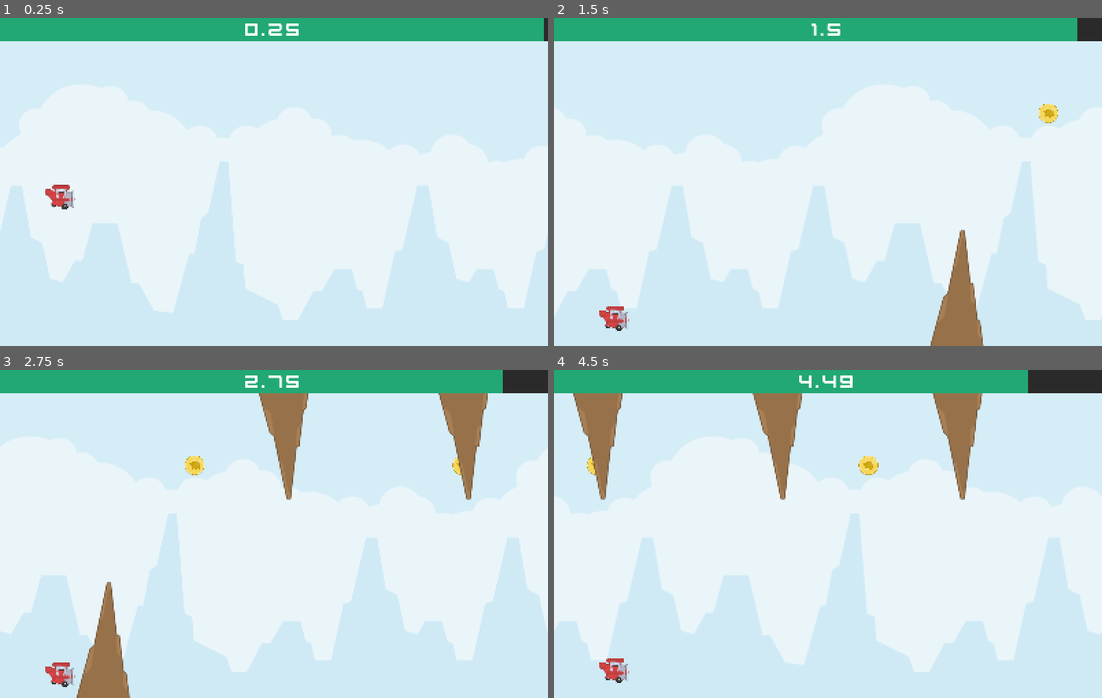
Above: before the commit, frames 1-4 (two rows, left to right).
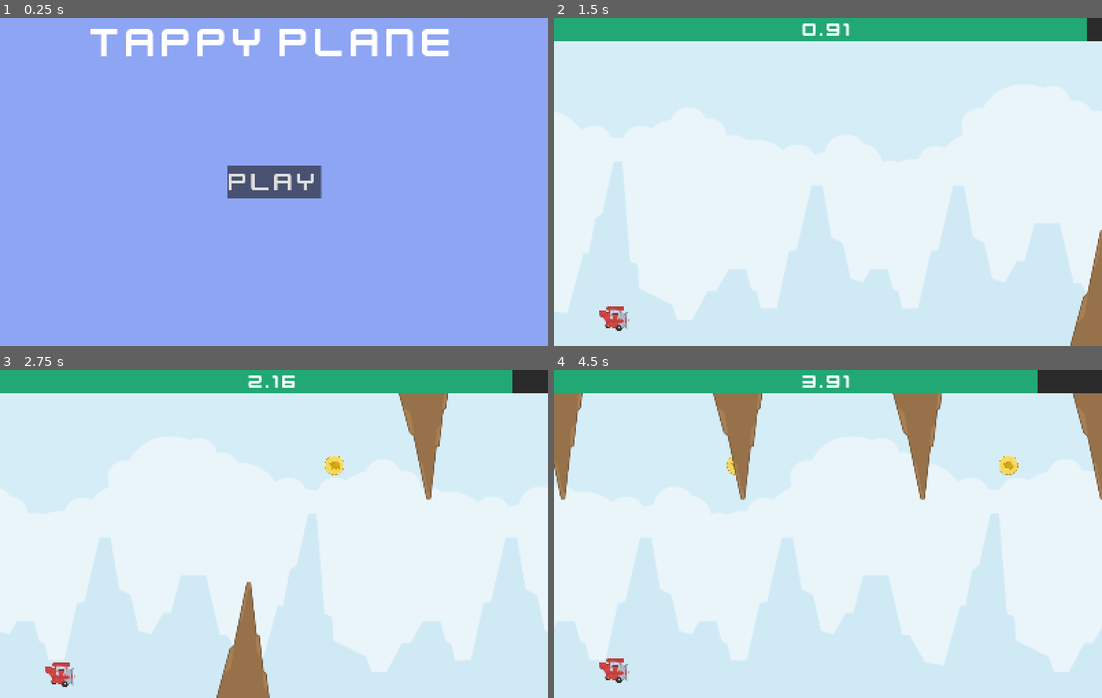
Above: after the commit, the same moments.

Repository: boflynn/tappy-plane
Game: Godot game, scene res://Menu.tscn
Same seed, same stepped clock (60 frames per second), same inputs: the game is played once before the commit and once after it. Before the commit the project starts from res://Main.tscn.
Inputs (mouse positions are in pixels of both pictures, inside the frame that each line leads up to):
- Up to frame 1 (0.25 s): no input
- Up to frame 2 (1.5 s): click (828, 182) at 0.5 s, where only the run after the commit has a clickable "Play"; move the mouse to (948, 165) at 1.27 s; click (948, 165) at 1.35 s
- Up to frame 3 (2.75 s): move the mouse to (164, 550) at 2.02 s; click (164, 550) at 2.1 s
- Up to frame 4 (4.5 s): move the mouse to (882, 461) at 2.77 s; click (882, 461) at 2.85 s; move the mouse to (800, 599) at 3.52 s; click (800, 599) at 3.6 s; move the mouse to (992, 583) at 4.27 s; click (992, 583) at 4.35 s

The runs differ from the first frame. In frame 1, 100% of the frame differs, in the area x 0-100%, y 0-100%; in frame 2, 14%; in frame 3, 20%; in frame 4, 22%.

Commit message:
Add menu scene, coin collision

Diff:
--- a/Main.tscn
+++ b/Main.tscn
@@ -47,7 +47,7 @@
 position = Vector2(1200, 0)
 texture = ExtResource("1_glv2v")
 
-[node name="Player" type="RigidBody2D" parent="."]
+[node name="Player" type="RigidBody2D" parent="." groups=["player"]]
 position = Vector2(175, 480)
 mass = 2.2
 gravity_scale = 1.6
--- /dev/null
+++ b/Menu.tscn
@@ -0,0 +1,55 @@
+[gd_scene load_steps=3 format=3 uid="uid://bhg6bwi8sxqol"]
+
+[ext_resource type="Script" uid="uid://m5yvbx3fu33f" path="res://menu.gd" id="1_5yleq"]
+[ext_resource type="FontFile" uid="uid://6eqtas3hc67a" path="res://assets/kenvector_future.ttf" id="1_uubjt"]
+
+[node name="Menu" type="Control"]
+layout_mode = 3
+anchors_preset = 15
+anchor_right = 1.0
+anchor_bottom = 1.0
+grow_horizontal = 2
+grow_vertical = 2
+script = ExtResource("1_5yleq")
+
+[node name="Background" type="ColorRect" parent="."]
+layout_mode = 1
+anchors_preset = 15
+anchor_right = 1.0
+anchor_bottom = 1.0
+grow_horizontal = 2
+grow_vertical = 2
+color = Color(0.552941, 0.647059, 0.952941, 1)
+
+[node name="Title" type="Label" parent="."]
+layout_mode = 1
+anchors_preset = 5
+anchor_left = 0.5
+anchor_right = 0.5
+offset_left = -535.5
+offset_right = 535.5
+offset_bottom = 142.0
+grow_horizontal = 2
+theme_override_fonts/font = ExtResource("1_uubjt")
+theme_override_font_sizes/font_size = 125
+text = "Tappy Plane"
+horizontal_alignment = 1
+
+[node name="PlayButton" type="Button" parent="."]
+layout_mode = 1
+anchors_preset = 8
+anchor_left = 0.5
+anchor_top = 0.5
+anchor_right = 0.5
+anchor_bottom = 0.5
+offset_left = -137.0
+offset_top = -49.0
+offset_right = 137.0
+offset_bottom = 49.0
+grow_horizontal = 2
+grow_vertical = 2
+theme_override_fonts/font = ExtResource("1_uubjt")
+theme_override_font_sizes/font_size = 80
+text = "Play"
+
+[connection signal="pressed" from="PlayButton" to="." method="_on_play_button_pressed"]
--- a/main.gd
+++ b/main.gd
@@ -45,5 +45,14 @@
 
 	coin_instance.position.x = spawned_obstacle_position_x
 	coin_instance.position.y = coin_position_ys[ypos]
+	coin_instance.body_entered.connect(_on_coin_collided.bind(coin_instance))
 
 	add_child(coin_instance)
+
+func _on_coin_collided(body: Node2D, coin_instance: Area2D) -> void:
+	if(!body.is_in_group("player")):
+		pass
+
+	health += 4
+	health = clamp(health, 0, 100)
+	coin_instance.queue_free()
--- /dev/null
+++ b/menu.gd
@@ -0,0 +1,5 @@
+extends Control
+
+
+func _on_play_button_pressed() -> void:
+	get_tree().change_scene_to_file("res://Main.tscn")
--- a/project.godot
+++ b/project.godot
@@ -11,7 +11,7 @@
 [application]
 
 config/name="tappy-plane"
-run/main_scene="uid://c61kof8wfjr2v"
+run/main_scene="uid://bhg6bwi8sxqol"
 config/features=PackedStringArray("4.4", "Forward Plus")
 config/icon="res://icon.svg"
 
Not shown, added: menu.gd.uid
